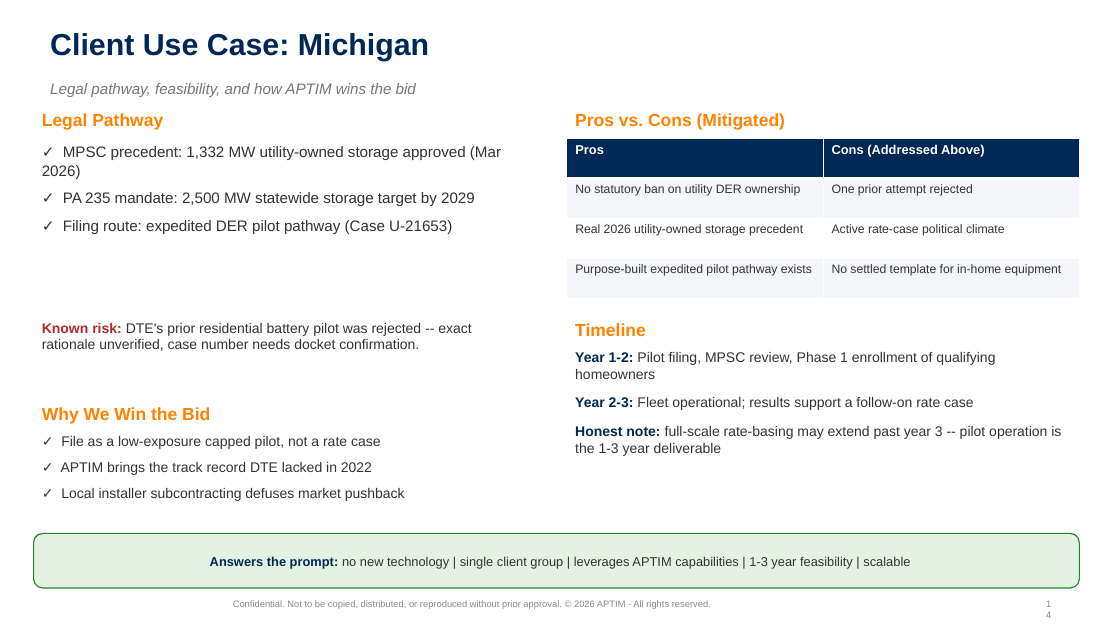
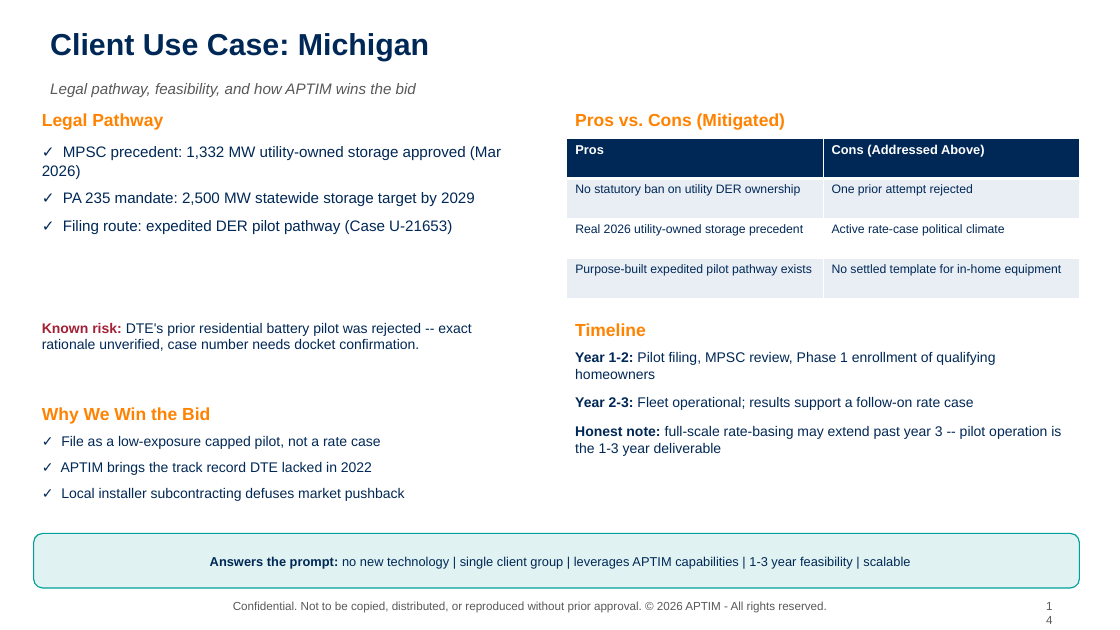
Before and after one commit to graseeuh/HERMES, a slide deck: slide 14 of Group_1_STRIVE_Presentation.pptx. Drawn at 1120x630 pixels with LibreOffice and Linux fonts; fonts in the diff are those of the drawing; background and template pictures are left out. Boxes give left, top, right and bottom in pixels: in the first picture for what was removed or moved away, otherwise in the second. Text is boxed around its words. In the diff, an @@ line names an element or a change of style, - is before the commit and + after.

```diff
--- a/Group_1_STRIVE_Presentation.pptx
+++ b/Group_1_STRIVE_Presentation.pptx
@@ text "Legal pathway, feasibility, and how ..." at [50,83,416,97]: text colour #777777 to #595959 @@
@@ text "✓ MPSC precedent: 1,332 MW ..." at [42,146,501,234]: text colour #333333 to #002856 @@
@@ table at [567,139,1080,298] @@
@@ fill #F4F6F9 to #E9EEF5 in 4 cells @@
@@ text colour #333333 to #002856 in "No statutory ban on utility DER ownership", "One prior attempt rejected", "Real 2026 utility-owned storage precedent", "Active rate-case political climate" and 2 more places @@
@@ text "Known risk: DTE's prior residential ..." at [42,323,471,351]: text colour #B02A2A to #A32036 in "Known risk:"; text colour #333333 to #002856 @@
@@ text "Year 1-2: Pilot filing, MPSC ..." at [575,352,1061,456]: text colour #333333 to #002856 in "Pilot filing, MPSC review, Phase 1 enrollment ...", "Fleet operational; results support a follow-on rate ...", "full-scale rate-basing may extend past year 3 ..." @@
@@ text "✓ File as a low-exposure ..." at [61,436,405,501]: text colour #333333 to #002856 @@
@@ rounded rectangle "Answers the prompt: no new ..." at [34,534,1080,588]: text colour #333333 to #002856 in "no new technology | single client group ..."; fill #E3F2E1 to #E0F2F1; outline #2E7D32 1 pt to #00A19B 1 pt @@
@@ text "Confidential. Not to be copied, ..." at [233,601,826,613]: size 8 to 10 pt, text colour #888888 to #595959 @@
@@ text "14" at [1038,595,1065,618]: size 8 to 10 pt, text colour #888888 to #595959 @@
```
Also in this commit, not shown: 13 other slides changed.
